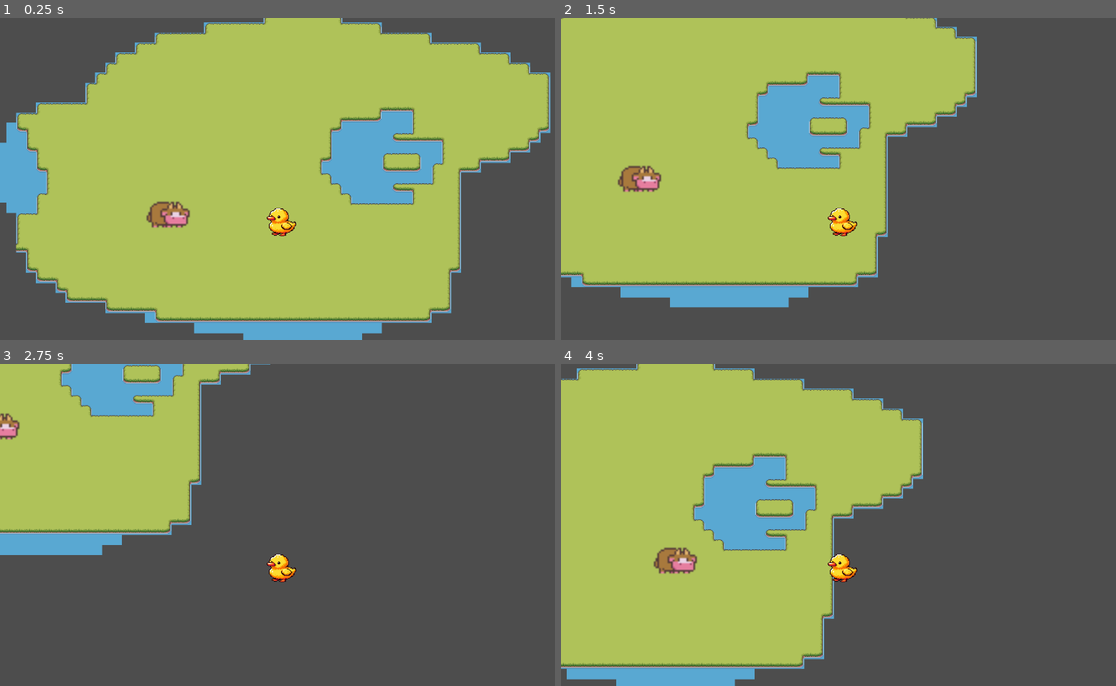
Above: before the commit, frames 1-4 (two rows, left to right).
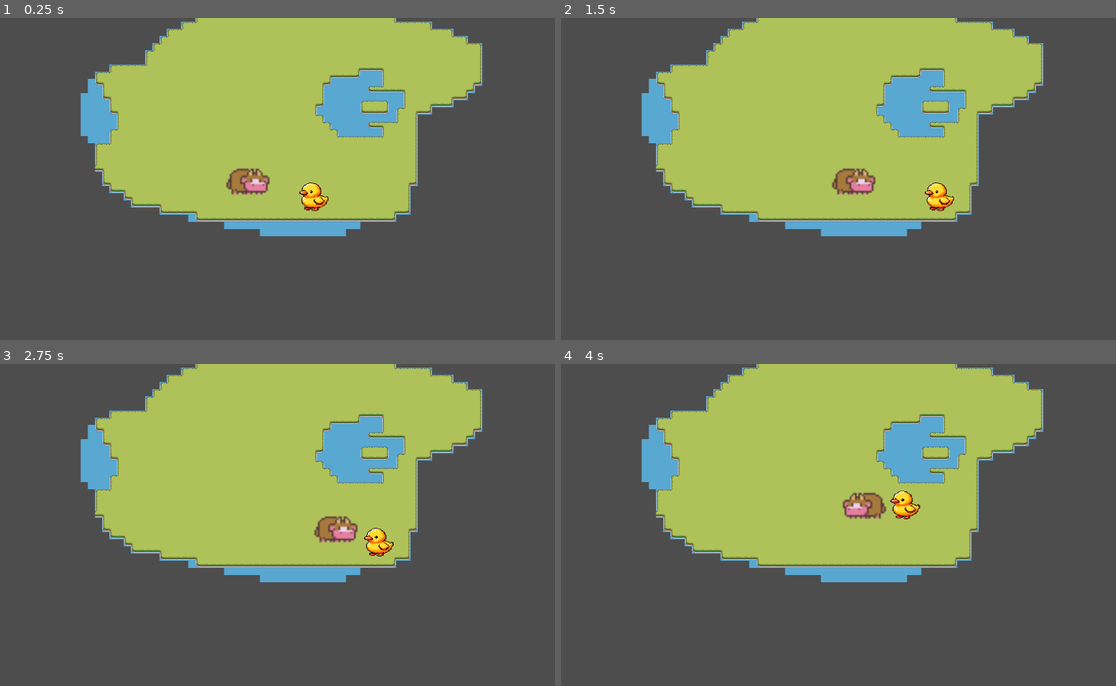
Above: after the commit, the same moments.

Repository: kelryana/Duckside_Stories
Game: Godot game, scene res://mundo.tscn
Two runs of this game, one before a commit and one after it. Both use one fixed random seed, a clock stepped at 60 frames per second and the inputs below. Before the commit the project has no main scene; this scene is started directly in both runs.
Inputs:
- Up to frame 1 (0.25 s): no input
- Up to frame 2 (1.5 s): hold D (direita) 0.53-1.28 s; hold S (baixo) from 1.28 s (still down)
- Up to frame 3 (2.75 s): release S (baixo) at 2.03 s; hold D (direita) from 2.03 s (still down)
- Up to frame 4 (4 s): release D (direita) at 2.78 s; hold W (cima) 2.78-3.53 s; hold A (esquerda) from 3.53 s (still down)

The runs differ from the first frame. In frame 1, 48% of the frame differs, in the area x 0-100%, y 0-100%; in frame 2, 44%; in frame 3, 43%; in frame 4, 53%, in the area x 0-87%, y 0-100%.

Commit message:
Alterações Tela 2 + Bordas com Colisão

Diff:
--- a/mundo.tscn
+++ b/mundo.tscn
@@ -606,16 +606,25 @@
 3:1/0 = 0
 4:1/0 = 0
 5:1/0 = 0
+5:1/0/physics_layer_0/polygon_0/points = PackedVector2Array(-8, -8, 8, -8, 8, 8, -8, 8)
 6:1/0 = 0
+6:1/0/physics_layer_0/polygon_0/points = PackedVector2Array(-8, -8, 8, -8, 8, 8, -8, 8)
 7:1/0 = 0
+7:1/0/physics_layer_0/polygon_0/points = PackedVector2Array(-8, -8, 8, -8, 8, 8, -8, 8)
 8:1/0 = 0
+8:1/0/physics_layer_0/polygon_0/points = PackedVector2Array(-8, -8, 8, -8, 8, 8, -8, 8)
 9:1/0 = 0
+9:1/0/physics_layer_0/polygon_0/points = PackedVector2Array(-8, -8, 8, -8, 8, 8, -8, 8)
 10:1/0 = 0
+10:1/0/physics_layer_0/polygon_0/points = PackedVector2Array(-8, -8, 8, -8, 8, 8, -8, 8)
 11:1/0 = 0
+11:1/0/physics_layer_0/polygon_0/points = PackedVector2Array(-8, -8, 8, -8, 8, 8, -8, 8)
 12:1/0 = 0
+12:1/0/physics_layer_0/polygon_0/points = PackedVector2Array(-8, -8, 8, -8, 8, 8, -8, 8)
 13:1/0 = 0
 13:1/0/terrain_set = 0
 13:1/0/terrain = 2
+13:1/0/physics_layer_0/polygon_0/points = PackedVector2Array(-8, -8, 8, -8, 8, 8, -8, 8)
 13:1/0/terrains_peering_bit/right_side = 2
 13:1/0/terrains_peering_bit/bottom_right_corner = 2
 13:1/0/terrains_peering_bit/bottom_side = 2
@@ -673,12 +682,16 @@
 3:2/0 = 0
 4:2/0 = 0
 5:2/0 = 0
+5:2/0/physics_layer_0/polygon_0/points = PackedVector2Array(-8, -8, 8, -8, 8, 8, -8, 8)
 6:2/0 = 0
 7:2/0 = 0
 8:2/0 = 0
+8:2/0/physics_layer_0/polygon_0/points = PackedVector2Array(-8, -8, 8, -8, 8, 8, -8, 8)
 9:2/0 = 0
+9:2/0/physics_layer_0/polygon_0/points = PackedVector2Array(-8, -8, 8, -8, 8, 8, -8, 8)
 10:2/0 = 0
 12:2/0 = 0
+12:2/0/physics_layer_0/polygon_0/points = PackedVector2Array(-8, -8, 8, -8, 8, 8, -8, 8)
 14:2/0 = 0
 14:2/0/terrain_set = 0
 14:2/0/terrain = 1
@@ -736,13 +749,17 @@
 3:3/0 = 0
 4:3/0 = 0
 5:3/0 = 0
+5:3/0/physics_layer_0/polygon_0/points = PackedVector2Array(-8, -8, 8, -8, 8, 8, -8, 8)
 6:3/0 = 0
 7:3/0 = 0
 8:3/0 = 0
+8:3/0/physics_layer_0/polygon_0/points = PackedVector2Array(-8, -8, 8, -8, 8, 8, -8, 8)
 9:3/0 = 0
+9:3/0/physics_layer_0/polygon_0/points = PackedVector2Array(-8, -8, 8, -8, 8, 8, -8, 8)
 10:3/0 = 0
 11:3/0 = 0
 12:3/0 = 0
+12:3/0/physics_layer_0/polygon_0/points = PackedVector2Array(-8, -8, 8, -8, 8, 8, -8, 8)
 14:3/0 = 0
 14:3/0/terrain_set = 0
 14:3/0/terrain = 1
@@ -790,13 +807,21 @@
 3:4/0 = 0
 4:4/0 = 0
 5:4/0 = 0
+5:4/0/physics_layer_0/polygon_0/points = PackedVector2Array(-8, -8, 8, -8, 8, 8, -8, 8)
 6:4/0 = 0
+6:4/0/physics_layer_0/polygon_0/points = PackedVector2Array(-8, -8, 8, -8, 8, 8, -8, 8)
 7:4/0 = 0
+7:4/0/physics_layer_0/polygon_0/points = PackedVector2Array(-8, -8, 8, -8, 8, 8, -8, 8)
 8:4/0 = 0
+8:4/0/physics_layer_0/polygon_0/points = PackedVector2Array(-8, -8, 8, -8, 8, 8, -8, 8)
 9:4/0 = 0
+9:4/0/physics_layer_0/polygon_0/points = PackedVector2Array(-8, -8, 8, -8, 8, 8, -8, 8)
 10:4/0 = 0
+10:4/0/physics_layer_0/polygon_0/points = PackedVector2Array(-8, -8, 8, -8, 8, 8, -8, 8)
 11:4/0 = 0
+11:4/0/physics_layer_0/polygon_0/points = PackedVector2Array(-8, -8, 8, -8, 8, 8, -8, 8)
 12:4/0 = 0
+12:4/0/physics_layer_0/polygon_0/points = PackedVector2Array(-8, -8, 8, -8, 8, 8, -8, 8)
 14:4/0 = 0
 14:4/0/terrain_set = 0
 14:4/0/terrain = 1
@@ -836,6 +861,7 @@
 5:6/0 = 0
 5:6/0/terrain_set = 0
 5:6/0/terrain = 0
+5:6/0/physics_layer_0/polygon_0/points = PackedVector2Array(-8, -8, 8, -8, 8, 8, -8, 8)
 5:6/0/terrains_peering_bit/right_side = 0
 5:6/0/terrains_peering_bit/bottom_side = 0
 5:6/0/terrains_peering_bit/left_side = 0
@@ -844,6 +870,7 @@
 6:6/0 = 0
 6:6/0/terrain_set = 0
 6:6/0/terrain = 0
+6:6/0/physics_layer_0/polygon_0/points = PackedVector2Array(-8, -8, 8, -8, 8, 8, -8, 8)
 6:6/0/terrains_peering_bit/right_side = 0
 6:6/0/terrains_peering_bit/bottom_right_corner = 0
 6:6/0/terrains_peering_bit/bottom_side = 0
@@ -851,6 +878,7 @@
 7:6/0 = 0
 7:6/0/terrain_set = 0
 7:6/0/terrain = 0
+7:6/0/physics_layer_0/polygon_0/points = PackedVector2Array(-8, -8, 8, -8, 8, 8, -8, 8)
 7:6/0/terrains_peering_bit/right_side = 0
 7:6/0/terrains_peering_bit/bottom_side = 0
 7:6/0/terrains_peering_bit/bottom_left_corner = 0
@@ -858,6 +886,7 @@
 8:6/0 = 0
 8:6/0/terrain_set = 0
 8:6/0/terrain = 0
+8:6/0/physics_layer_0/polygon_0/points = PackedVector2Array(-8, -8, 8, -8, 8, 8, -8, 8)
 8:6/0/terrains_peering_bit/right_side = 0
 8:6/0/terrains_peering_bit/bottom_side = 0
 8:6/0/terrains_peering_bit/left_side = 0
@@ -866,12 +895,14 @@
 9:6/0 = 0
 9:6/0/terrain_set = 0
 9:6/0/terrain = 0
+9:6/0/physics_layer_0/polygon_0/points = PackedVector2Array(-8, -8, 8, -8, 8, 8, -8, 8)
 9:6/0/terrains_peering_bit/right_side = 0
 9:6/0/terrains_peering_bit/bottom_right_corner = 0
 9:6/0/terrains_peering_bit/bottom_side = 0
 10:6/0 = 0
 10:6/0/terrain_set = 0
 10:6/0/terrain = 0
+10:6/0/physics_layer_0/polygon_0/points = PackedVector2Array(-8, -8, 8, -8, 8, 8, -8, 8)
 10:6/0/terrains_peering_bit/right_side = 0
 10:6/0/terrains_peering_bit/bottom_right_corner = 0
 10:6/0/terrains_peering_bit/bottom_side = 0
@@ -881,6 +912,7 @@
 11:6/0 = 0
 11:6/0/terrain_set = 0
 11:6/0/terrain = 0
+11:6/0/physics_layer_0/polygon_0/points = PackedVector2Array(-8, -8, 8, -8, 8, 8, -8, 8)
 11:6/0/terrains_peering_bit/right_side = 0
 11:6/0/terrains_peering_bit/bottom_right_corner = 0
 11:6/0/terrains_peering_bit/bottom_side = 0
@@ -889,6 +921,7 @@
 12:6/0 = 0
 12:6/0/terrain_set = 0
 12:6/0/terrain = 0
+12:6/0/physics_layer_0/polygon_0/points = PackedVector2Array(-8, -8, 8, -8, 8, 8, -8, 8)
 12:6/0/terrains_peering_bit/bottom_side = 0
 12:6/0/terrains_peering_bit/bottom_left_corner = 0
 12:6/0/terrains_peering_bit/left_side = 0
@@ -925,6 +958,7 @@
 5:7/0 = 0
 5:7/0/terrain_set = 0
 5:7/0/terrain = 0
+5:7/0/physics_layer_0/polygon_0/points = PackedVector2Array(-8, -8, 8, -8, 8, 8, -8, 8)
 5:7/0/terrains_peering_bit/right_side = 0
 5:7/0/terrains_peering_bit/bottom_right_corner = 0
 5:7/0/terrains_peering_bit/bottom_side = 0
@@ -952,6 +986,7 @@
 8:7/0 = 0
 8:7/0/terrain_set = 0
 8:7/0/terrain = 0
+8:7/0/physics_layer_0/polygon_0/points = PackedVector2Array(-8, -8, 8, -8, 8, 8, -8, 8)
 8:7/0/terrains_peering_bit/bottom_side = 0
 8:7/0/terrains_peering_bit/bottom_left_corner = 0
 8:7/0/terrains_peering_bit/left_side = 0
@@ -959,6 +994,7 @@
 9:7/0 = 0
 9:7/0/terrain_set = 0
 9:7/0/terrain = 0
+9:7/0/physics_layer_0/polygon_0/points = PackedVector2Array(-8, -8, 8, -8, 8, 8, -8, 8)
 9:7/0/terrains_peering_bit/right_side = 0
 9:7/0/terrains_peering_bit/bottom_right_corner = 0
 9:7/0/terrains_peering_bit/bottom_side = 0
@@ -976,6 +1012,7 @@
 12:7/0 = 0
 12:7/0/terrain_set = 0
 12:7/0/terrain = 0
+12:7/0/physics_layer_0/polygon_0/points = PackedVector2Array(-8, -8, 8, -8, 8, 8, -8, 8)
 12:7/0/terrains_peering_bit/right_side = 0
 12:7/0/terrains_peering_bit/bottom_side = 0
 12:7/0/terrains_peering_bit/bottom_left_corner = 0
@@ -1009,6 +1046,7 @@
 5:8/0 = 0
 5:8/0/terrain_set = 0
 5:8/0/terrain = 0
+5:8/0/physics_layer_0/polygon_0/points = PackedVector2Array(-8, -8, 8, -8, 8, 8, -8, 8)
 5:8/0/terrains_peering_bit/right_side = 0
 5:8/0/terrains_peering_bit/bottom_side = 0
 5:8/0/terrains_peering_bit/top_side = 0
@@ -1036,6 +1074,7 @@
 8:8/0 = 0
 8:8/0/terrain_set = 0
 8:8/0/terrain = 0
+8:8/0/physics_layer_0/polygon_0/points = PackedVector2Array(-8, -8, 8, -8, 8, 8, -8, 8)
 8:8/0/terrains_peering_bit/bottom_side = 0
 8:8/0/terrains_peering_bit/left_side = 0
 8:8/0/terrains_peering_bit/top_left_corner = 0
@@ -1043,6 +1082,7 @@
 9:8/0 = 0
 9:8/0/terrain_set = 0
 9:8/0/terrain = 0
+9:8/0/physics_layer_0/polygon_0/points = PackedVector2Array(-8, -8, 8, -8, 8, 8, -8, 8)
 9:8/0/terrains_peering_bit/right_side = 0
 9:8/0/terrains_peering_bit/bottom_right_corner = 0
 9:8/0/terrains_peering_bit/bottom_side = 0
@@ -1072,6 +1112,7 @@
 12:8/0 = 0
 12:8/0/terrain_set = 0
 12:8/0/terrain = 0
+12:8/0/physics_layer_0/polygon_0/points = PackedVector2Array(-8, -8, 8, -8, 8, 8, -8, 8)
 12:8/0/terrains_peering_bit/bottom_side = 0
 12:8/0/terrains_peering_bit/bottom_left_corner = 0
 12:8/0/terrains_peering_bit/left_side = 0
@@ -1102,6 +1143,7 @@
 5:9/0 = 0
 5:9/0/terrain_set = 0
 5:9/0/terrain = 0
+5:9/0/physics_layer_0/polygon_0/points = PackedVector2Array(-8, -8, 8, -8, 8, 8, -8, 8)
 5:9/0/terrains_peering_bit/right_side = 0
 5:9/0/terrains_peering_bit/bottom_side = 0
 5:9/0/terrains_peering_bit/bottom_left_corner = 0
@@ -1110,6 +1152,7 @@
 6:9/0 = 0
 6:9/0/terrain_set = 0
 6:9/0/terrain = 0
+6:9/0/physics_layer_0/polygon_0/points = PackedVector2Array(-8, -8, 8, -8, 8, 8, -8, 8)
 6:9/0/terrains_peering_bit/right_side = 0
 6:9/0/terrains_peering_bit/left_side = 0
 6:9/0/terrains_peering_bit/top_side = 0
@@ -1117,6 +1160,7 @@
 7:9/0 = 0
 7:9/0/terrain_set = 0
 7:9/0/terrain = 0
+7:9/0/physics_layer_0/polygon_0/points = PackedVector2Array(-8, -8, 8, -8, 8, 8, -8, 8)
 7:9/0/terrains_peering_bit/right_side = 0
 7:9/0/terrains_peering_bit/left_side = 0
 7:9/0/terrains_peering_bit/top_left_corner = 0
@@ -1124,6 +1168,7 @@
 8:9/0 = 0
 8:9/0/terrain_set = 0
 8:9/0/terrain = 0
+8:9/0/physics_layer_0/polygon_0/points = PackedVector2Array(-8, -8, 8, -8, 8, 8, -8, 8)
 8:9/0/terrains_peering_bit/right_side = 0
 8:9/0/terrains_peering_bit/bottom_right_corner = 0
 8:9/0/terrains_peering_bit/bottom_side = 0
@@ -1132,12 +1177,14 @@
 9:9/0 = 0
 9:9/0/terrain_set = 0
 9:9/0/terrain = 0
+9:9/0/physics_layer_0/polygon_0/points = PackedVector2Array(-8, -8, 8, -8, 8, 8, -8, 8)
 9:9/0/terrains_peering_bit/right_side = 0
 9:9/0/terrains_peering_bit/top_side = 0
 9:9/0/terrains_peering_bit/top_right_corner = 0
 10:9/0 = 0
 10:9/0/terrain_set = 0
 10:9/0/terrain = 0
+10:9/0/physics_layer_0/polygon_0/points = PackedVector2Array(-8, -8, 8, -8, 8, 8, -8, 8)
 10:9/0/terrains_peering_bit/right_side = 0
 10:9/0/terrains_peering_bit/left_side = 0
 10:9/0/terrains_peering_bit/top_left_corner = 0
@@ -1146,6 +1193,7 @@
 11:9/0 = 0
 11:9/0/terrain_set = 0
 11:9/0/terrain = 0
+11:9/0/physics_layer_0/polygon_0/points = PackedVector2Array(-8, -8, 8, -8, 8, 8, -8, 8)
 11:9/0/terrains_peering_bit/right_side = 0
 11:9/0/terrains_peering_bit/bottom_side = 0
 11:9/0/terrains_peering_bit/left_side = 0
@@ -1155,6 +1203,7 @@
 12:9/0 = 0
 12:9/0/terrain_set = 0
 12:9/0/terrain = 0
+12:9/0/physics_layer_0/polygon_0/points = PackedVector2Array(-8, -8, 8, -8, 8, 8, -8, 8)
 12:9/0/terrains_peering_bit/left_side = 0
 12:9/0/terrains_peering_bit/top_left_corner = 0
 12:9/0/terrains_peering_bit/top_side = 0
@@ -1166,6 +1215,7 @@
 19:9/0 = 0
 
 [sub_resource type="TileSet" id="TileSet_5g5eo"]
+physics_layer_0/collision_layer = 1
 terrain_set_0/mode = 0
 terrain_set_0/terrain_0/name = "grama"
 terrain_set_0/terrain_0/color = Color(0.441543, 0.723802, 0.417225, 1)
@@ -1184,14 +1234,15 @@
 [node name="Node2D" type="Node2D"]
 
 [node name="TileMap" type="TileMap" parent="."]
-position = Vector2(94, 235)
-scale = Vector2(1.3793104, 1.4000449)
+position = Vector2(-93, 144)
+scale = Vector2(1.091928, 0.9868314)
 tile_set = SubResource("TileSet_5g5eo")
+collision_animatable = true
 format = 2
 layer_0/tile_data = PackedInt32Array(1114157, 655364, 8, 1310764, 655364, 8, 1245228, 655364, 8, 1179692, 655364, 8, 11 …(26000 unchanged characters)…
 
 [node name="Patogonista" type="CharacterBody2D" parent="."]
-position = Vector2(946, 634)
+position = Vector2(671, 421)
 scale = Vector2(1.30517, 1.05324)
 script = ExtResource("1_lgngo")
 
@@ -1200,17 +1251,13 @@
 scale = Vector2(0.13218391, 0.14634146)
 texture = ExtResource("6_5ckkb")
 
-[node name="Camera2D" type="Camera2D" parent="Patogonista/Sprite2D"]
-position = Vector2(63.759766, -622.84033)
-scale = Vector2(4.22235, 4.7502804)
-
 [node name="CollisionShape2D" type="CollisionShape2D" parent="Patogonista"]
 position = Vector2(18.388428, 4.747265)
 scale = Vector2(3.5763216, -2.528139)
 shape = SubResource("CapsuleShape2D_pij3u")
 
 [node name="Vaco" type="CharacterBody2D" parent="."]
-position = Vector2(705, 621)
+position = Vector2(534.00006, 358.99994)
 scale = Vector2(3.8333333, 3.804878)
 script = ExtResource("7_t8jxu")
 
@@ -1223,3 +1270,7 @@
 position = Vector2(-1.304354, -3.4166594)
 scale = Vector2(1.3052001, -0.8901334)
 shape = SubResource("CapsuleShape2D_pij3u")
+
+[node name="Camera2D" type="Camera2D" parent="."]
+position = Vector2(636, 352)
+scale = Vector2(0.72845036, 0.7321734)
--- a/project.godot
+++ b/project.godot
@@ -11,6 +11,7 @@
 [application]
 
 config/name="Duckside_Stories"
+run/main_scene="uid://431wun21v2wb"
 config/features=PackedStringArray("4.5", "GL Compatibility")
 config/icon="res://icon.svg"
 
@@ -18,7 +19,6 @@
 
 window/size/viewport_width=1280
 window/size/viewport_height=720
-window/size/mode=1
 
 [input]
 
--- a/vaco.gd
+++ b/vaco.gd
@@ -5,7 +5,7 @@
 @onready var sprite: Sprite2D = $Sprite2D
 
 
-func _physics_process(delta: float):
+func _physics_process(_delta):
 	velocity = direction * speed
 	move_and_slide()
 
